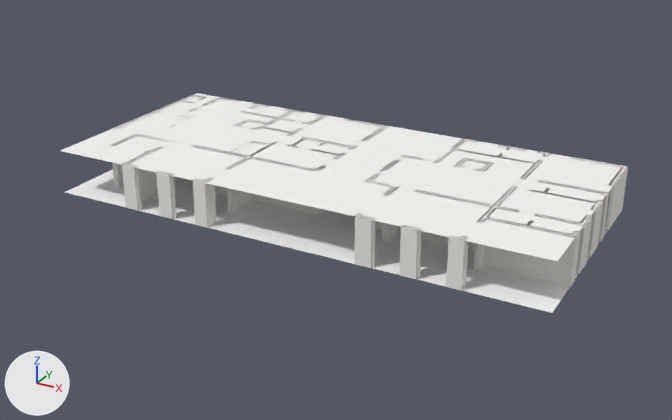
What one commit did to the glTF model output/model.glb.
Camera for both pictures: a camera (50 mm lens) standing at (27.7, -50.4, 24.5) and looking at (0.3, -0.6, -0.4). Lighting does not change. The marker at lower left points along +X, +Y and +Z. The picture after the commit comes second. Where no turn or scale is listed for an object, it has been applied to the vertices. Vertices at exactly the same position are counted once.

The older version as bpy lines, for what is in view:
```python
mat_floormaterial = principled_material('FloorMaterial')
mat_floormaterial.base_color = (1.0, 1.0, 1.0)  # white #ffffff
mat_floormaterial.roughness = 1.0
me_plane = bpy.data.meshes.new('Plane')
me_plane.from_pydata([(-0.5, -0.5, 0.0), (0.5, -0.5, 0.0), (-0.5, 0.5, 0.0), (0.5, 0.5, 0.0)], [], [(0, 1, 3), (0, 3, 2)])
me_plane.materials.append(mat_floormaterial)  # white #ffffff
me_plane_001 = bpy.data.meshes.new('Plane.001')
me_plane_001.from_pydata([(-0.5, -0.5, 0.0), (0.5, -0.5, 0.0), (-0.5, 0.5, 0.0), (0.5, 0.5, 0.0)], [], [(0, 1, 3), (0, 3, 2)])
me_plane_001.materials.append(mat_ceilingmaterial)  # white #f6f5f2
me_wallsmesh = bpy.data.meshes.new('WallsMesh')
me_wallsmesh.from_pydata(...)  # 1316 vertices, 2640 faces; spans x -17.1..17.1, y -7.7..7.7, z 0.0..3.0
me_wallsmesh.materials.append(mat_wallmaterial)  # white #efede8
ob_ceiling = bpy.data.objects.new('Ceiling', me_plane_001)
ob_ceiling.location = (0.0, 0.0, 3.0)
ob_ceiling.scale = (34.1, 15.4, 1.0)
ob_floor = bpy.data.objects.new('Floor', me_plane)
ob_floor.location = (0.0, 0.0, -0.01)
ob_floor.scale = (34.1, 15.4, 1.0)
ob_walls = bpy.data.objects.new('Walls', me_wallsmesh)
ob_walls.location = (0.0, 0.0, 0.0)
```
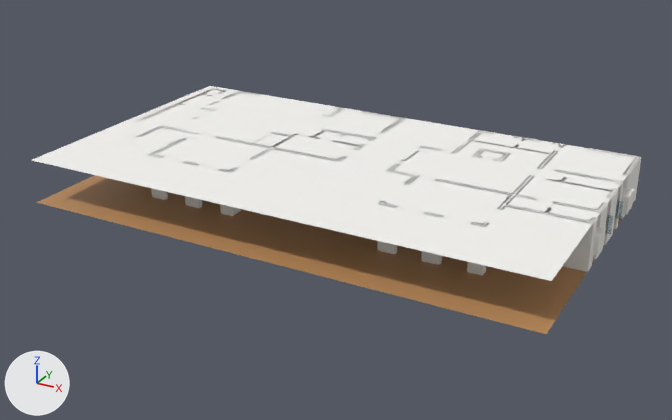
Pixel boxes (x1, y1, x2, y2) of what changed, in the pictures (672 x 420 px; the box of a moved part takes in the faces that stretch with it):
'Ceiling', rescaled (7% wider, 16% taller)
    before: (60, 93, 626, 261)
    after: (32, 86, 639, 281)
'Floor', recoloured, rescaled (8% wider, 11% taller)
    before: (65, 170, 607, 313)
    after: (36, 175, 622, 334)
'Walls', reshaped
    before: (112, 95, 628, 291)
    after: (136, 89, 641, 275)
'Glazing_cad_window_33', added
    after: (605, 215, 613, 234)
'Glazing_cad_window_30', added
    after: (615, 200, 623, 219)
part 1 of me_wallsmesh, moved or reshaped
    before: (193, 178, 216, 228)
    after: (219, 167, 241, 216)
part 2 of me_wallsmesh, moved or reshaped
    before: (156, 171, 177, 219)
    after: (183, 161, 202, 208)
part 3 of me_wallsmesh, moved or reshaped
    before: (355, 213, 375, 268)
    after: (377, 201, 398, 254)
part 4 of me_wallsmesh, moved or reshaped
    before: (399, 225, 422, 279)
    after: (421, 212, 443, 265)
part 5 of me_wallsmesh, moved or reshaped
    before: (446, 236, 468, 291)
    after: (467, 222, 489, 275)
part 6 of me_wallsmesh, moved or reshaped
    before: (455, 158, 493, 172)
    after: (473, 149, 510, 162)
part 7 of me_wallsmesh, rebuilt
    before: (415, 186, 580, 287)
    after: (435, 175, 608, 272)
part 8 of me_wallsmesh, rebuilt (6% narrower)
    before: (112, 95, 206, 129)
    after: (137, 89, 225, 121)
part 9 of me_wallsmesh, rebuilt (8% taller)
    before: (539, 180, 609, 242)
    after: (548, 177, 619, 244)
part 10 of me_wallsmesh, rebuilt
    before: (344, 119, 388, 141)
    after: (308, 111, 406, 141)
part 11 of me_wallsmesh, rebuilt (53% wider, 9% taller)
    before: (572, 157, 628, 231)
    after: (555, 148, 641, 229)
part 12 of me_wallsmesh, added
    after: (136, 126, 198, 137)
part 13 of me_wallsmesh, deleted
    before: (122, 103, 603, 275)
part 14 of me_wallsmesh, moved or reshaped (mostly hidden afterwards)
    before: (112, 97, 551, 215)
    after: (149, 107, 558, 200)

Edits to the bpy script that builds the scene:
```text
Change mat_floormaterial:
    mat_floormaterial.base_color: (1.0, 1.0, 1.0) -> (0.527, 0.27, 0.107)  # white #ffffff -> orange #c08e5c
Change me_wallsmesh:
    remove me_wallsmesh.from_pydata(...)  # 1316 vertices, 2640 faces; spans x -17.1..17.1, y -7.7..7.7, z 0.0..3.0
    add me_wallsmesh.from_pydata(...)  # 2117 vertices, 4865 faces; spans x -16.8..17.9, y -5.5..10.2, z 0.0..3.0
    me_wallsmesh part 1: the loose piece of 24 vertices spanning x -5.9..-5.0, y -7.7..-6.8, z 0.0..3.0 is moved by (0.4, 2.2, 0.0)
    me_wallsmesh part 2: the loose piece of 16 vertices spanning x -8.8..-7.7, y -7.7..-7.4, z 0.0..3.0 is moved by (0.4, 2.2, 0.0)
    me_wallsmesh part 3: the loose piece of 24 vertices spanning x 5.3..6.5, y -7.7..-7.1, z 0.0..3.0 is moved by (0.4, 2.2, 0.0)
    me_wallsmesh part 4: the loose piece of 16 vertices spanning x 8.3..9.4, y -7.7..-7.4, z 0.0..3.0 is moved by (0.4, 2.2, 0.0)
    me_wallsmesh part 5: the loose piece of 24 vertices spanning x 11.1..12.0, y -7.7..-7.1, z 0.0..3.0 is moved by (0.4, 2.2, 0.0)
    me_wallsmesh part 6: the loose piece of 48 vertices spanning x 7.2..9.3, y 2.4..4.2, z 0.0..3.0 is moved by (0.4, 2.2, 0.0)
    me_wallsmesh part 7: the loose piece of 88 vertices spanning x 6.8..17.1, y -5.0..1.0, z 0.0..3.0 is rebuilt with 251 vertices and now spans x 7.2..17.8, y -2.8..3.6, z 0.0..3.0
    me_wallsmesh part 8: the loose piece of 76 vertices spanning x -17.1..-15.7, y -2.5..7.2, z 0.0..3.0 is rebuilt with 102 vertices and now spans x -16.8..-15.3, y -0.3..9.4, z 0.0..3.0
    me_wallsmesh part 9: the loose piece of 32 vertices spanning x 12.8..17.1, y 2.1..2.8, z 0.0..3.0 is rebuilt with 89 vertices and now spans x 13.2..17.5, y 1.9..4.0, z 0.0..3.0
    me_wallsmesh part 10: the loose piece of 28 vertices spanning x -3.5..0.1, y 3.9..7.7, z 0.0..3.0 is rebuilt with 210 vertices and now spans x -3.9..0.9, y 2.8..9.9, z 0.0..3.0
    me_wallsmesh part 11: the loose piece of 28 vertices spanning x 13.5..17.1, y 3.9..7.7, z 0.0..3.0 is rebuilt with 179 vertices and now spans x 13.2..17.9, y 4.4..10.0, z 0.0..3.0
    me_wallsmesh part 12: a new loose piece of 50 vertices spanning x -14.5..-11.0, y -2.9..-0.1, z 0.0..3.0, in mat_wallmaterial (white #efede8)
    me_wallsmesh part 13: 10 loose pieces with 278 vertices, spanning x -14.8..17.1, y -7.7..7.7, z 0.0..3.0, are deleted
    me_wallsmesh part 14: 4 vertices moved within x -11.5..0.1, y -2.7..2.1, z 0.0..3.0; 612 vertices removed from x -14.8..12.1, y -5.2..7.7, z 0.0..3.0; 688 vertices added at x -12.6..13.1, y -5.5..10.2, z 0.0..3.0
    other edits to the shape of me_wallsmesh do not show in these pictures
Change ob_floor:
    ob_floor.scale: (34.1, 15.4, 1.0) -> (34.9, 19.9, 1.0)
Change ob_ceiling:
    ob_ceiling.scale: (34.1, 15.4, 1.0) -> (34.8, 19.9, 1.0)
Add ob_glazing_cad_window_33:
    ob_glazing_cad_window_33 = bpy.data.objects.new('Glazing_cad_window_33', me_cube_067)  # a box spanning x -0.457..0.457, y -0.006..0.006, z -0.6..0.6; in mat_m_glass_bfd4dc (pale blue #bfd4dc)
    ob_glazing_cad_window_33.location = (17.3, 1.5, 1.5)
Add ob_glazing_cad_window_30:
    ob_glazing_cad_window_30 = bpy.data.objects.new('Glazing_cad_window_30', me_cube_067.copy())
    ob_glazing_cad_window_30.location = (17.3, 3.97, 1.5)
```
